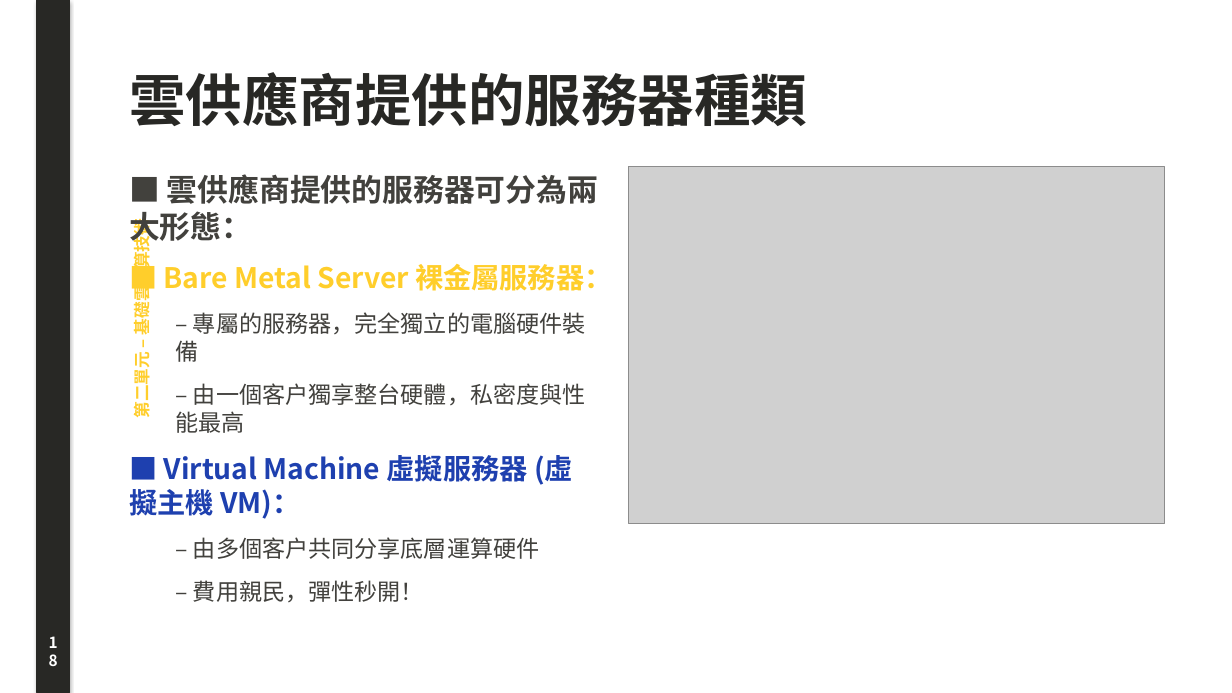
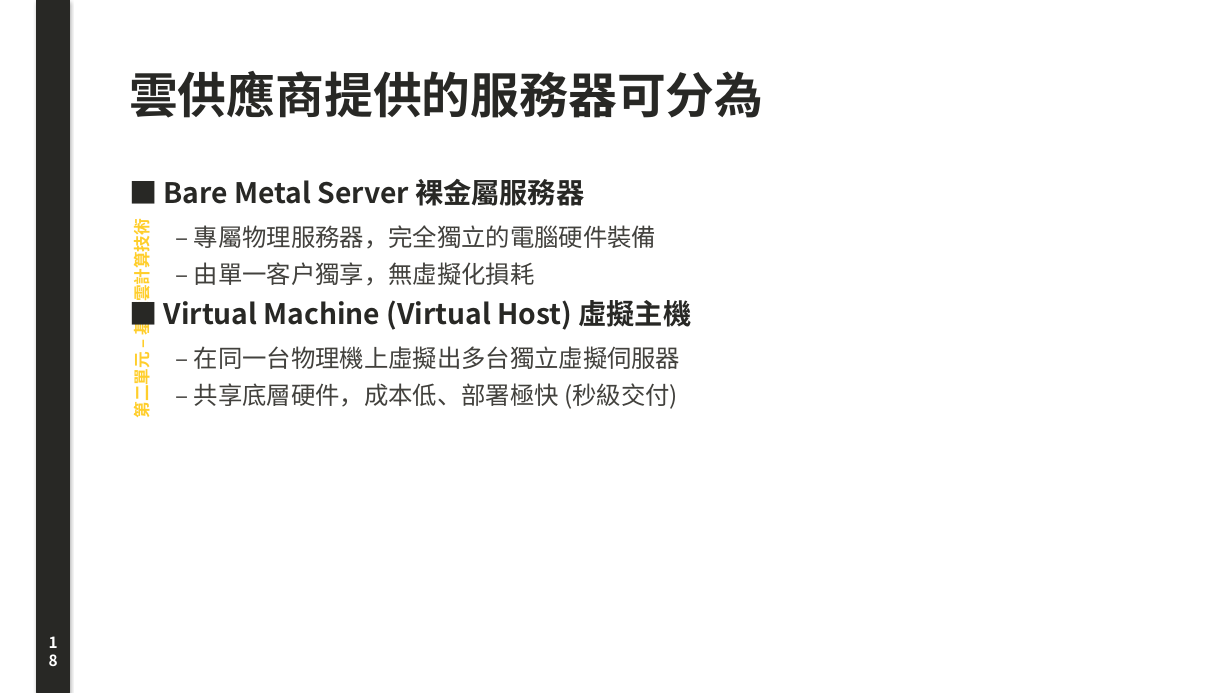
Before and after one commit to joe-ging/seed-cloud-curriculum, a slide deck: slide 18 of downloads/Deck01_Cloud_Foundations_Lecture_Note.pptx. Drawn at 1232x693 pixels with LibreOffice and Linux fonts; fonts in the diff are those of the drawing; grey boxes stand for pictures. Boxes give left, top, right and bottom in pixels: in the first picture for what was removed or moved away, otherwise in the second. Text is boxed around its words. In the diff, an @@ line names an element or a change of style, - is before the commit and + after.

Commit message:
feat: 100% faithful original deck layout with large pizza & real photos gallery

```diff
--- a/downloads/Deck01_Cloud_Foundations_Lecture_Note.pptx
+++ b/downloads/Deck01_Cloud_Foundations_Lecture_Note.pptx
@@ text at box(129, 71, 763, 118): text changed; size 44 to 38 pt @@
-雲供應商提供的服務器種類
+雲供應商提供的服務器可分為
@@ text at box(164, 179, 692, 409): text changed; size 18 to 19 pt; bold off @@
-■ 雲供應商提供的服務器可分為兩大形態：
-■ Bare Metal Server 裸金屬服務器：
-  – 專屬的服務器，完全獨立的電腦硬件裝備
-  – 由一個客戶獨享整台硬體，私密度與性能最高
-■ Virtual Machine 虛擬服務器 (虛擬主機 VM)：
-  – 由多個客戶共同分享底層運算硬件
-  – 費用親民，彈性秒開！
+■ Bare Metal Server 裸金屬服務器
+  – 專屬物理服務器，完全獨立的電腦硬件裝備
+  – 由單一客戶獨享，無虛擬化損耗
+■ Virtual Machine (Virtual Host) 虛擬主機
+  – 在同一台物理機上虛擬出多台獨立虛擬伺服器
+  – 共享底層硬件，成本低、部署極快 (秒級交付)
@@ picture removed at box(628, 166, 1165, 524) @@
```
Also in this commit, not shown: 23 other slides changed, 16 slides added, 16 slides removed, 42 other files.
